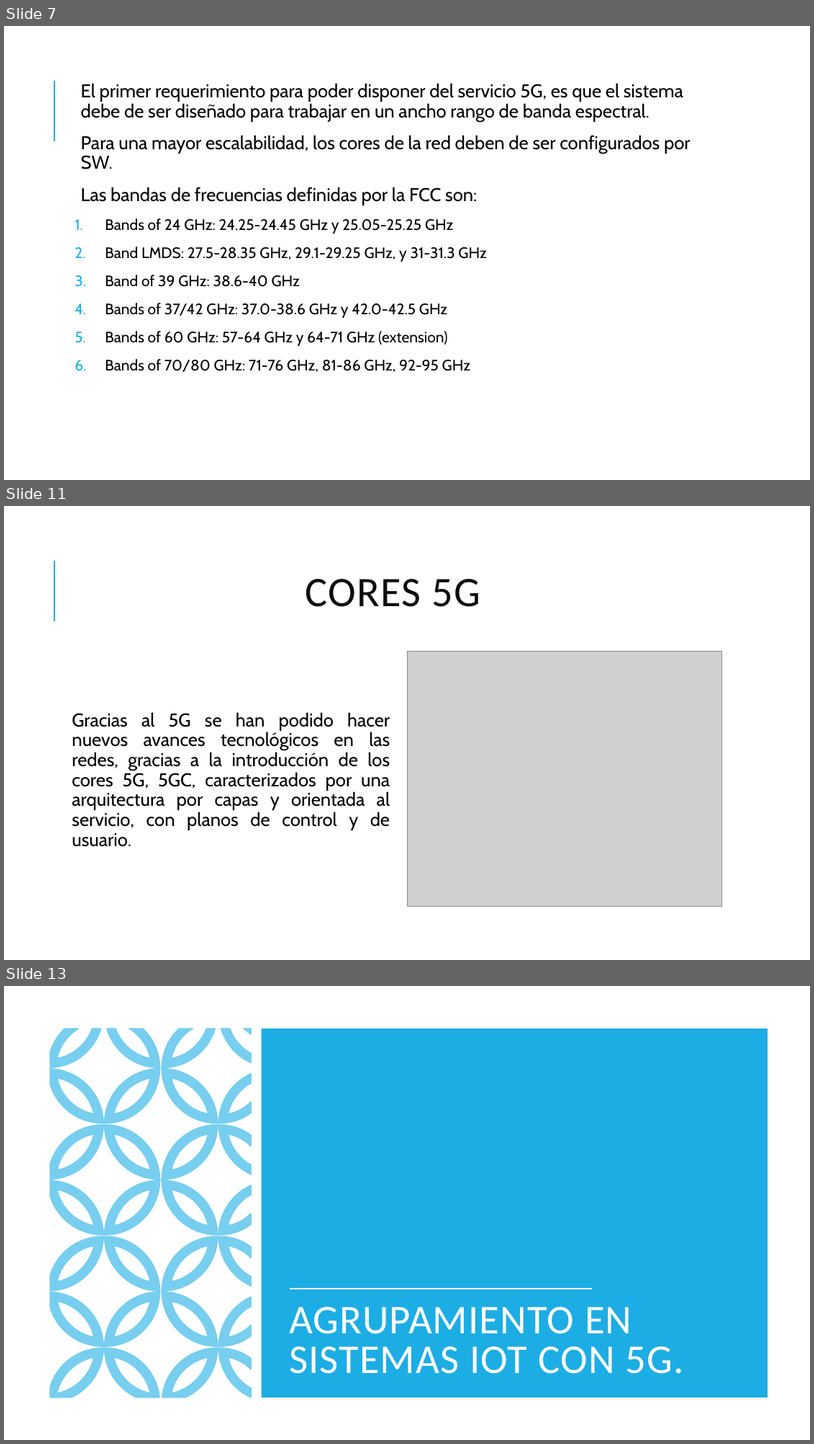
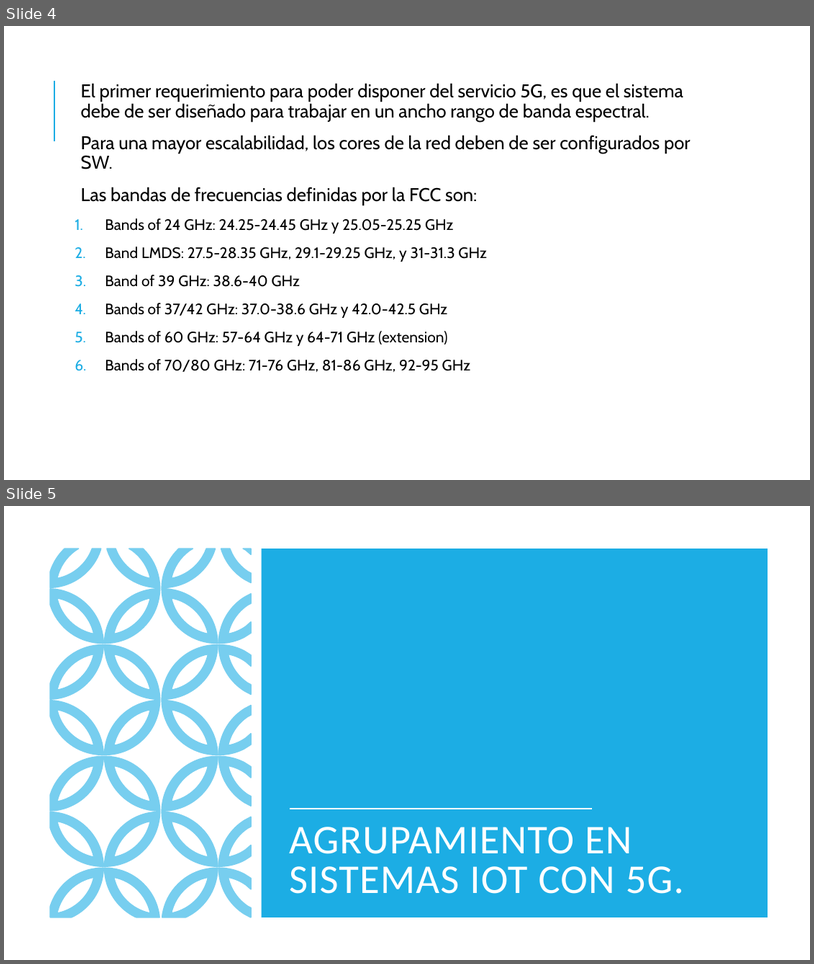
Before and after one commit to Jorjo80/TFM, a slide deck: 1ªInvestigacion/5g.pptx. Shown one above the other, each under a label of ours: slides 7, 11 and 13 before the commit, slides 4 and 5 after it; the slides between them are not shown. The pictures are 814x1444 and 814x964 pixels, drawn with LibreOffice and Linux fonts; fonts in the diff are those of the drawing; grey boxes stand for pictures. Boxes give left, top, right and bottom in pixels: in the first picture for what was removed or moved away, otherwise in the second. Text is boxed around its words. In the diff, an @@ line names an element or a change of style, - is before the commit and + after.

```diff
--- a/1ªInvestigacion/5g.pptx
+++ b/1ªInvestigacion/5g.pptx
@@ slide 11 removed at (4, 506, 810, 960), background #FFFFFF; not listed: 1 template element that a slide beside it also shows @@
@@ title removed at (306, 579, 480, 607) @@
-CORES 5G
@@ picture removed at (407, 651, 723, 906) @@
@@ text removed at (72, 712, 390, 847) @@
-  Gracias al 5G se han podido hacer nuevos avances tecnológicos en las redes, gracias a la introducción de los cores 5G, 5GC, caracterizados por una arquitectura por capas y orientada al servicio, con planos de control y de usuario.
@@ what was slide 7 is now slide 4 @@
@@ what was slide 13 is now slide 5 @@
```
Also in this commit, not shown: 7 other slides removed, 31 other files.
